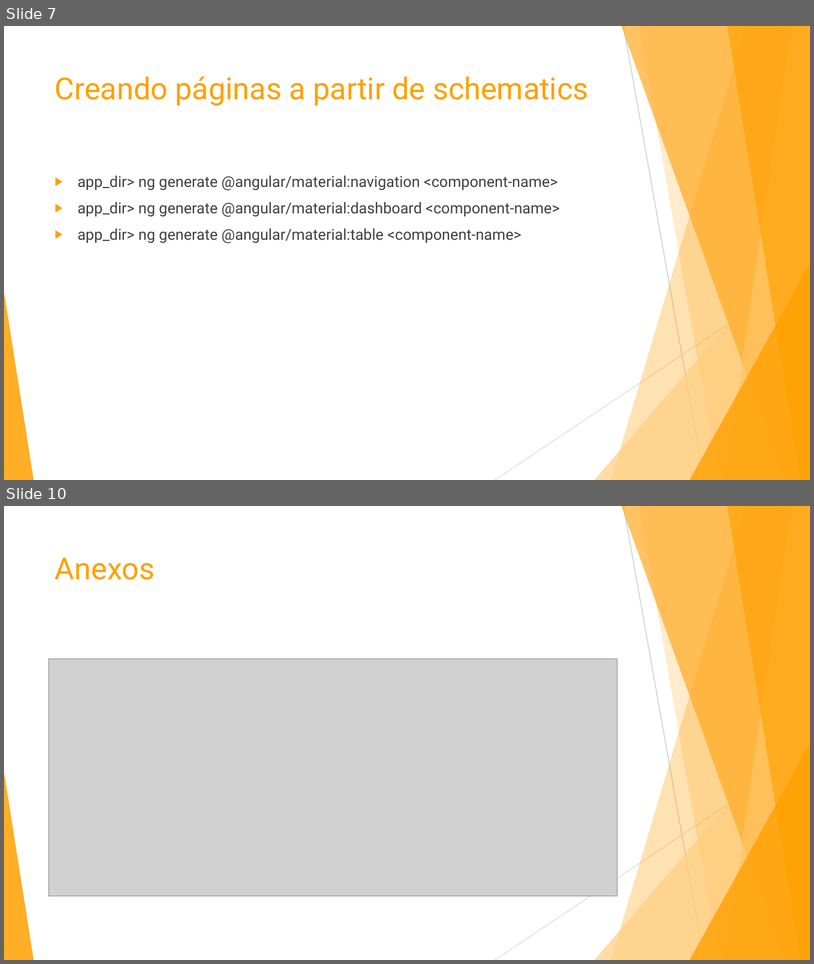
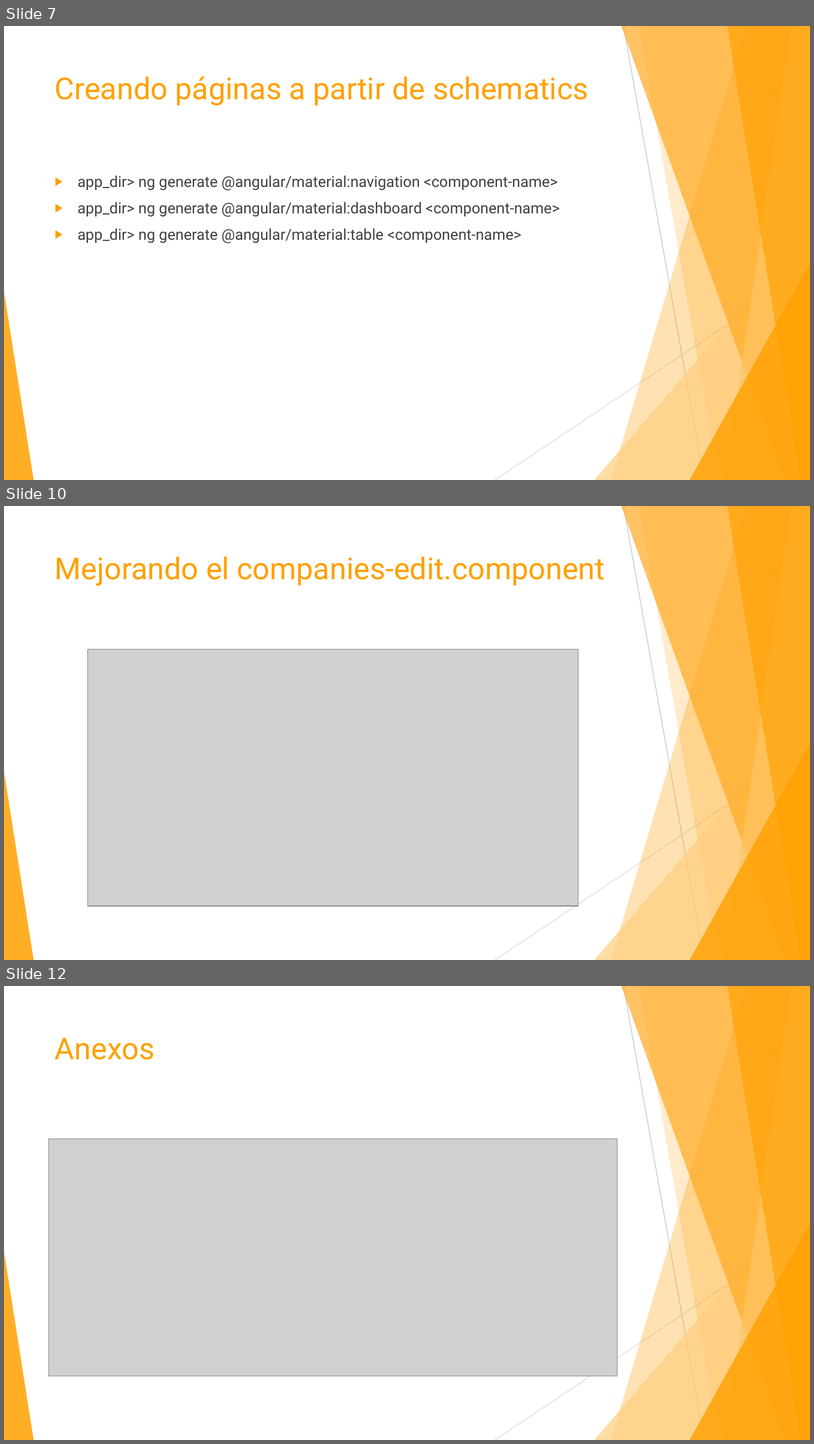
Before and after one commit to rabp99/app-heroes-frontend, a slide deck: documentacion/clase 2.pptx. Shown one above the other, each under a label of ours: slides 7 and 10 before the commit, slides 7, 10 and 12 after it; the slides between them are not shown. The pictures are 814x964 and 814x1444 pixels, drawn with LibreOffice and Linux fonts; fonts in the diff are those of the drawing; grey boxes stand for pictures. Boxes give left, top, right and bottom in pixels: in the first picture for what was removed or moved away, otherwise in the second. Text is boxed around its words. In the diff, an @@ line names an element or a change of style, - is before the commit and + after.

```diff
--- a/documentacion/clase 2.pptx
+++ b/documentacion/clase 2.pptx
@@ slide 10 added at box(4, 506, 810, 960), background #FFFFFF; not listed: 10 template elements that a slide beside it also shows @@
@@ title added at box(55, 556, 605, 586), 36 pt, text #FFA000 @@
+Mejorando el companies-edit.component
@@ picture added at box(87, 649, 579, 905) @@
@@ what was slide 10 is now slide 12 @@
```
Also in this commit, not shown: 2 slides changed, 1 other slide added, 20 other files.
